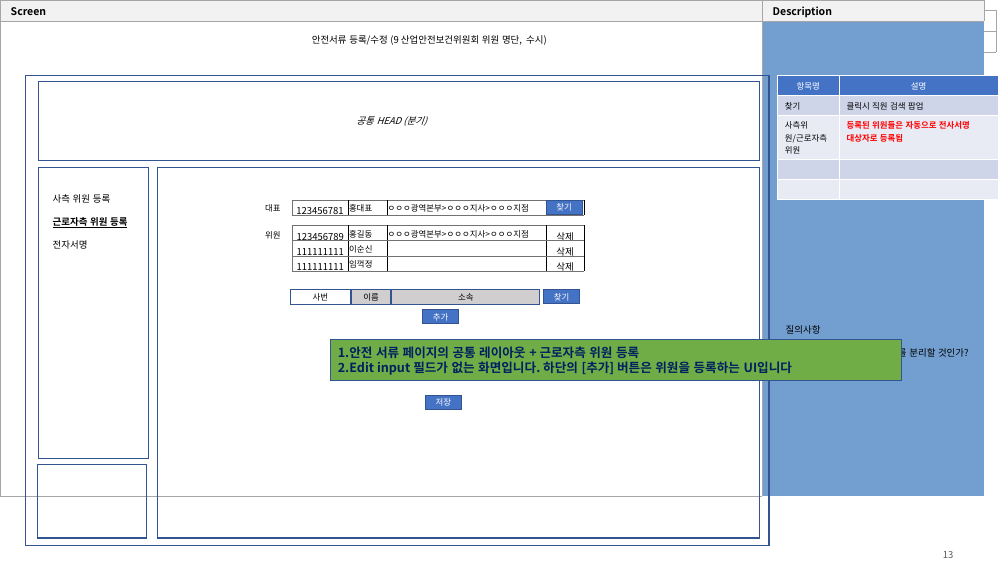
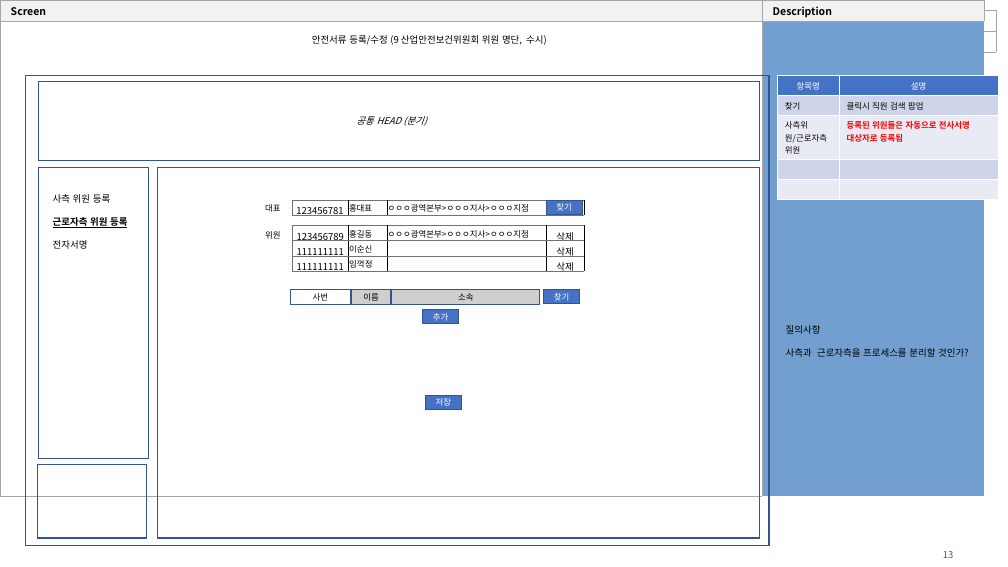
Before and after one commit to yamdeng/ktds-publish, a slide deck: slide 13 of docs/퍼블_페이지작업.pptx. Drawn at 1008x567 pixels with LibreOffice and Linux fonts; fonts in the diff are those of the drawing. Boxes give left, top, right and bottom in pixels: in the first picture for what was removed or moved away, otherwise in the second. Text is boxed around its words. In the diff, an @@ line names an element or a change of style, - is before the commit and + after.

```diff
--- a/docs/퍼블_페이지작업.pptx
+++ b/docs/퍼블_페이지작업.pptx
@@ rectangle removed at [330,340,901,380] @@
-1.안전 서류 페이지의 공통 레이아웃 + 근로자측 위원 등록
-2.Edit input 필드가 없는 화면입니다. 하단의 [추가] 버튼은 위원을 등록하는 UI입니다
```
Also in this commit, not shown: 11 other slides changed, 2 slides removed, 2 other files.
